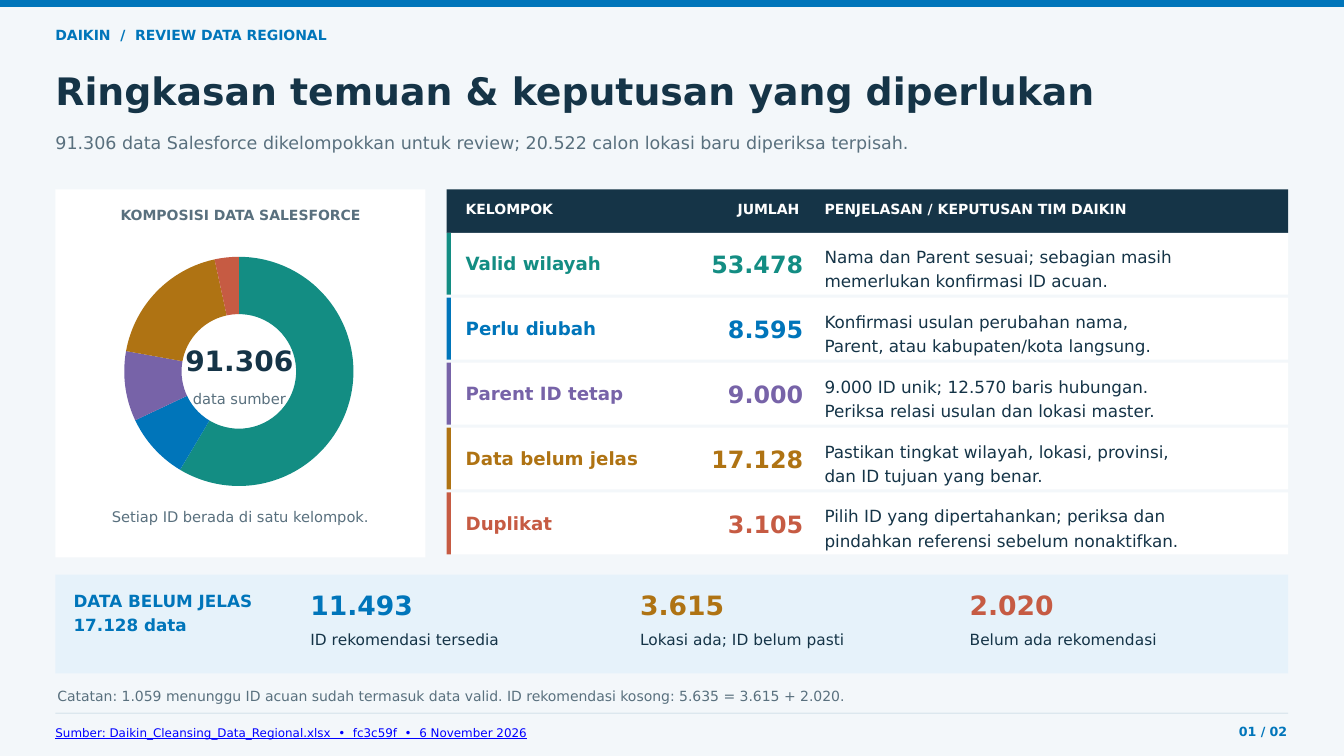
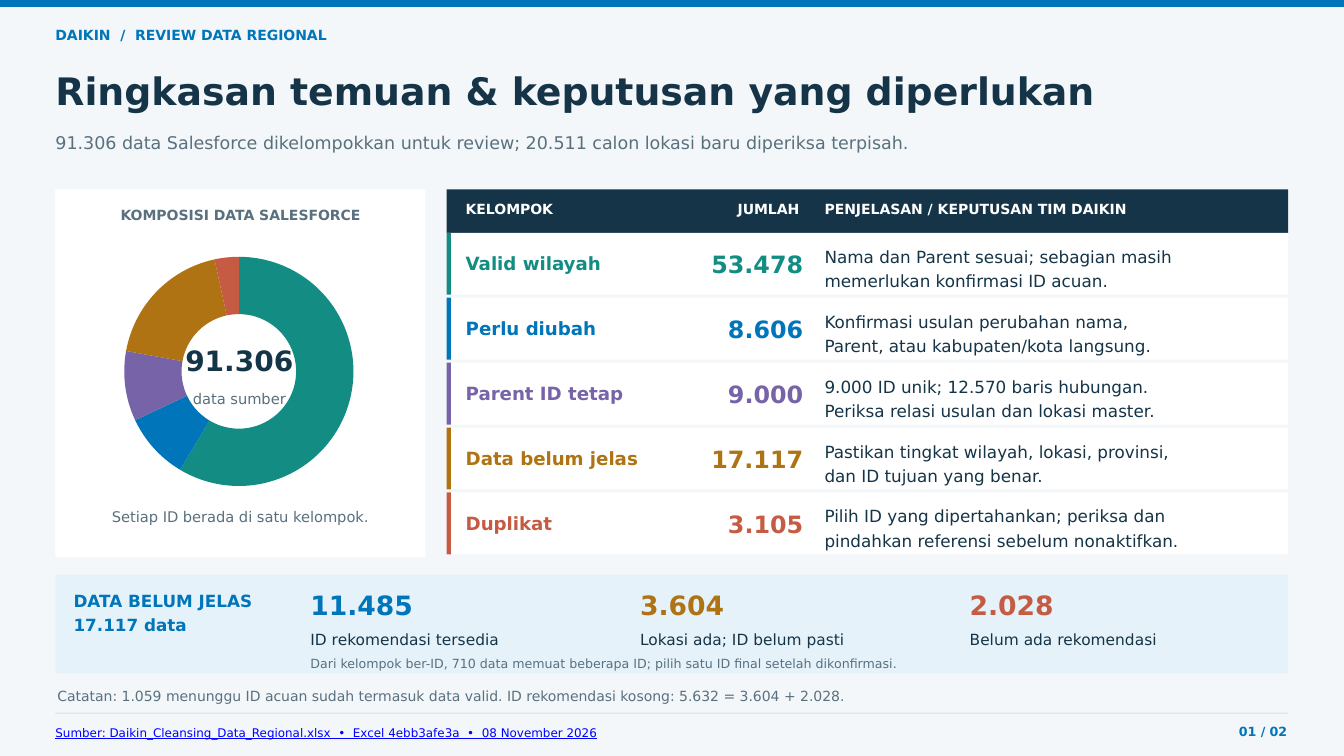
Before and after one commit to salvianwork/ChatGPTWorkSpace, a slide deck: slide 1 of cleansing/client_review/Mandatory for Client/Daikin_Ringkasan_dan_Panduan_Review_Terbaru_2_Slide.pptx. Drawn at 1344x756 pixels with LibreOffice and Linux fonts; fonts in the diff are those of the drawing. Boxes give left, top, right and bottom in pixels: in the first picture for what was removed or moved away, otherwise in the second. Text is boxed around its words. In the diff, an @@ line names an element or a change of style, - is before the commit and + after.

Commit message:
Perjelas bukti dan alur review data regional Daikin

```diff
--- a/cleansing/client_review/Mandatory for Client/Daikin_Ringkasan_dan_Panduan_Review_Terbaru_2_Slide.pptx
+++ b/cleansing/client_review/Mandatory for Client/Daikin_Ringkasan_dan_Panduan_Review_Terbaru_2_Slide.pptx
@@ text at [55, 135, 908, 153]: text changed @@
-91.306 data Salesforce dikelompokkan untuk review; 20.522 calon lokasi baru diperiksa terpisah.
+91.306 data Salesforce dikelompokkan untuk review; 20.511 calon lokasi baru diperiksa terpisah.
@@ text at [728, 320, 803, 339]: text changed @@
-8.595
+8.606
@@ text at [711, 450, 803, 468]: text changed @@
-17.128
+17.117
@@ text at [310, 595, 412, 616]: text changed @@
-11.493
+11.485
@@ text at [640, 595, 724, 616]: text changed @@
-3.615
+3.604
@@ text at [970, 595, 1054, 616]: text changed @@
-2.020
+2.028
@@ text at [74, 618, 187, 632]: text changed @@
-17.128 data
+17.117 data
@@ text added at [310, 658, 897, 671], 9 pt, text #59707E @@
+Dari kelompok ber-ID, 710 data memuat beberapa ID; pilih satu ID final setelah dikonfirmasi.
@@ text at [57, 690, 844, 704]: text changed @@
-Catatan: 1.059 menunggu ID acuan sudah termasuk data valid. ID rekomendasi kosong: 5.635 = 3.615 + 2.020.
+Catatan: 1.059 menunggu ID acuan sudah termasuk data valid. ID rekomendasi kosong: 5.632 = 3.604 + 2.028.
@@ text at [55, 728, 597, 740]: text changed @@
-Sumber: Daikin_Cleansing_Data_Regional.xlsx • fc3c59f • 6 November 2026
+Sumber: Daikin_Cleansing_Data_Regional.xlsx • Excel 4ebb3afe3a • 08 November 2026
```
Also in this commit, not shown: 1 other slide changed, 11 other files.
